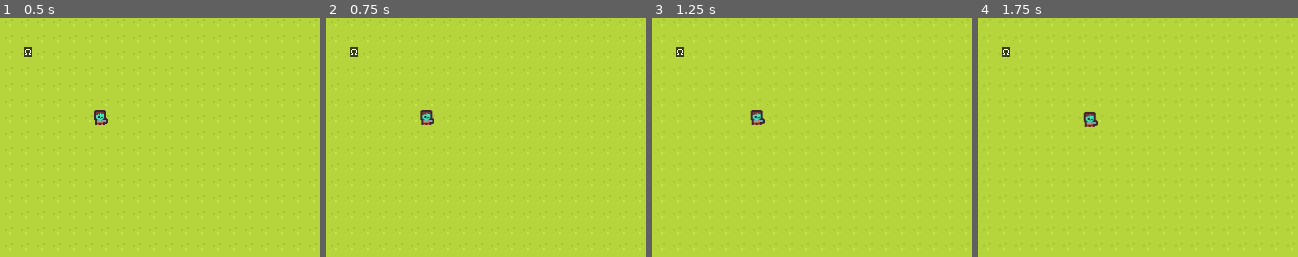
Above: before the commit, frames 1-4 (left to right).
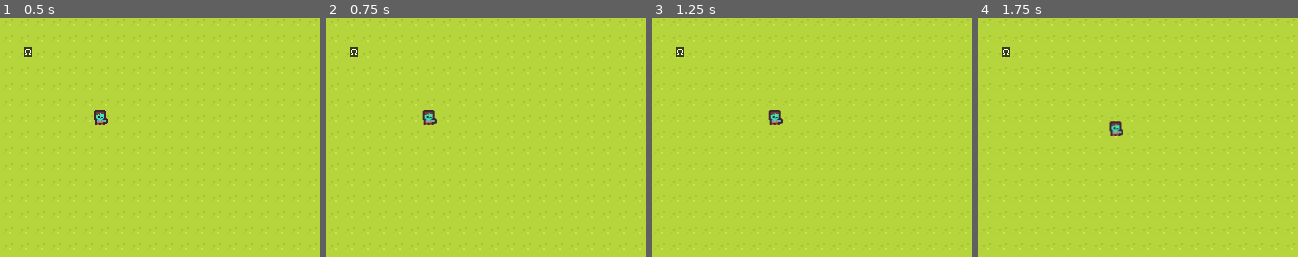
Above: after the commit, the same moments.

Repository: jackokring/here
Game: Godot game, scene res://Scenes/main.tscn
The game is run twice, just before and just after one commit, with the same random seed, the same clock (stepped at 60 frames per second) and the same inputs. Sound files missing from this copy of the repository are replaced by a short silence.
Inputs:
- Up to frame 1 (0.5 s): no input
- Up to frame 2 (0.75 s): tap Enter at 0.5 s; hold Right (ui_right) from 0.53 s (still down)
- Up to frame 3 (1.25 s): keep holding Right (ui_right)
- Up to frame 4 (1.75 s): release Right (ui_right) at 1.28 s; hold Down (ui_down) from 1.28 s (still down)
The pictures show only the part of the screen within x 0-50%, y 0-50%; the shares and areas given below are measured in that part.

Frame 1 is identical in both runs. In frame 2, 0.2% of the frame differs, in the area x 29-35%, y 38-45%; in frame 3, 0.5%, in the area x 30-41%, y 38-45%; in frame 4, 0.5%.

Commit message:
Motive control.

Diff:
--- a/Scripts/game.gd
+++ b/Scripts/game.gd
@@ -2,7 +2,9 @@
 
 # Game globals
 var level: int = 1
-var vel_max: float = 20
-
+# sets impulse per frame
+var speed_baseline: float = 3.0
+# sets slow down fraction of velocity per frame
+var friction: float = 0.05
 var paused: bool = false
 var playing: bool = false
--- a/Scripts/player.gd
+++ b/Scripts/player.gd
@@ -1,6 +1,4 @@
 extends RigidBody2D
-var last = Vector2(0, 0)
-
 
 # Called when the node enters the scene tree for the first time.
 func _ready() -> void:
@@ -17,10 +15,9 @@
 
 
 func  _integrate_forces(state: PhysicsDirectBodyState2D) -> void:
-	var vel = Input.get_vector("ui_left", "ui_right", "ui_up", "ui_down")
-	add_constant_central_force(Game.vel_max * (vel - last))
-	last = vel
-
+	var input = Game.speed_baseline * Input.get_vector("ui_left", "ui_right", "ui_up", "ui_down")
+	apply_central_impulse(input)
+	apply_central_impulse(-Game.friction * state.linear_velocity)
 
 # atlas pos collide
 func map_collide(atlas: Array[Vector2i], id: Vector2i) -> void:
